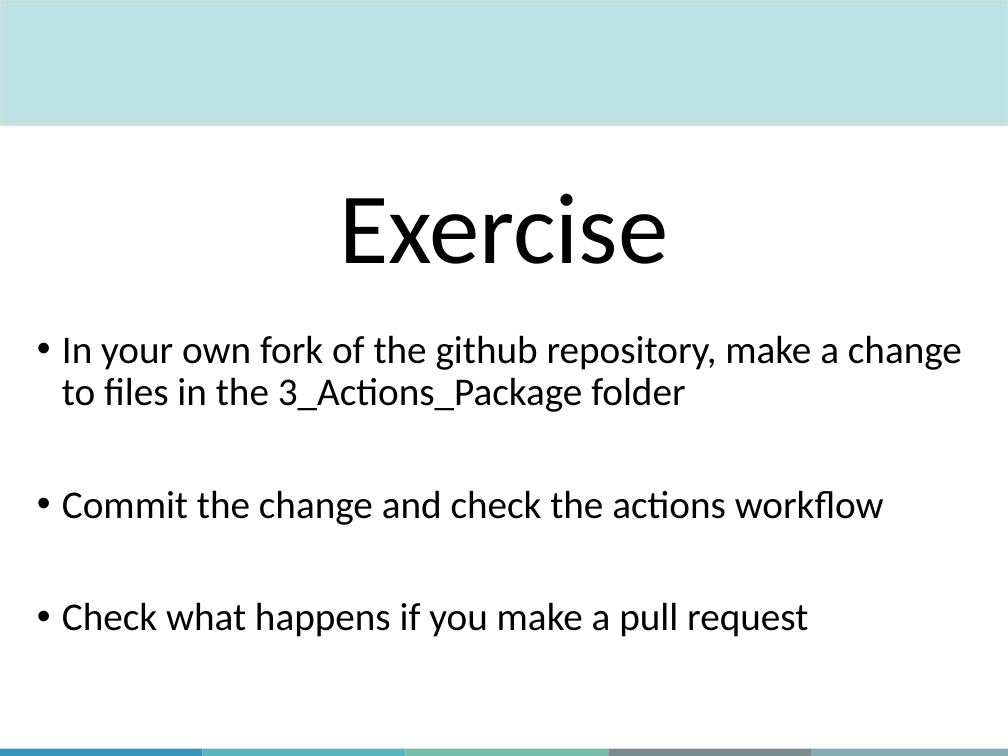
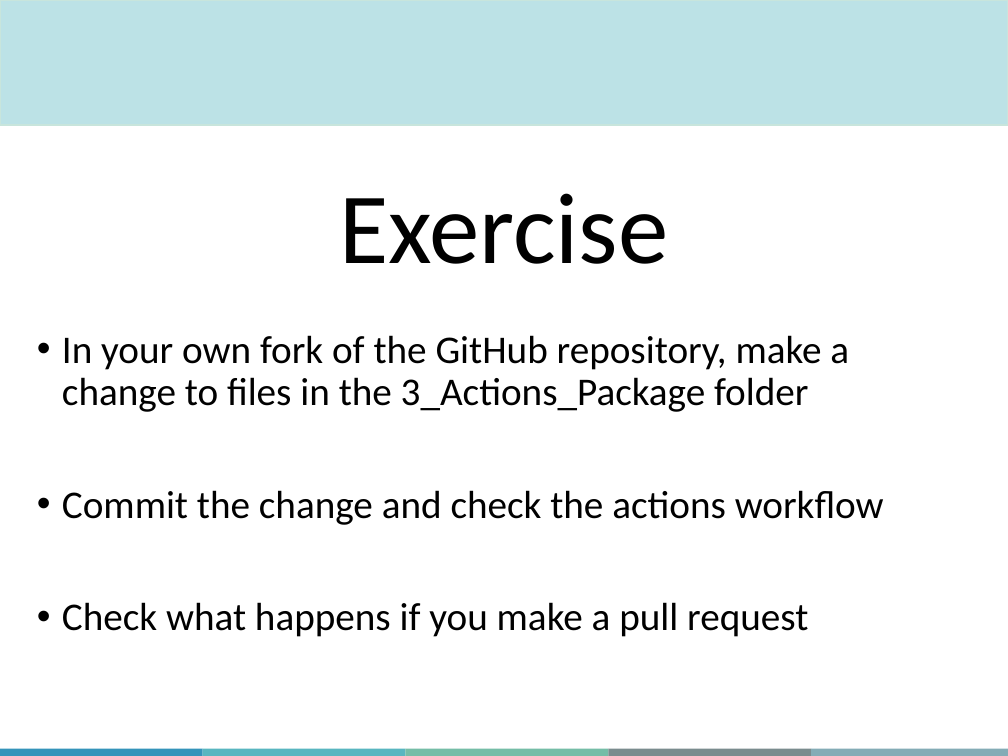
Before and after one commit to QLS-MiCM/RPackageDevelopment, a slide deck: slide 46 of Slides/RPackageDevelopment_Slides.pptx. Drawn at 1008x756 pixels with LibreOffice and Linux fonts; fonts in the diff are those of the drawing; background and template pictures are left out. Boxes give left, top, right and bottom in pixels: in the first picture for what was removed or moved away, otherwise in the second. Text is boxed around its words. In the diff, an @@ line names an element or a change of style, - is before the commit and + after.

```diff
--- a/Slides/RPackageDevelopment_Slides.pptx
+++ b/Slides/RPackageDevelopment_Slides.pptx
@@ text at [62, 335, 849, 412]: text changed @@
-• In your own fork of the github repository, make a change to files in the 3_Actions_Package folder
+• In your own fork of the GitHub repository, make a change to files in the 3_Actions_Package folder
```
Also in this commit, not shown: 10 other slides changed.
